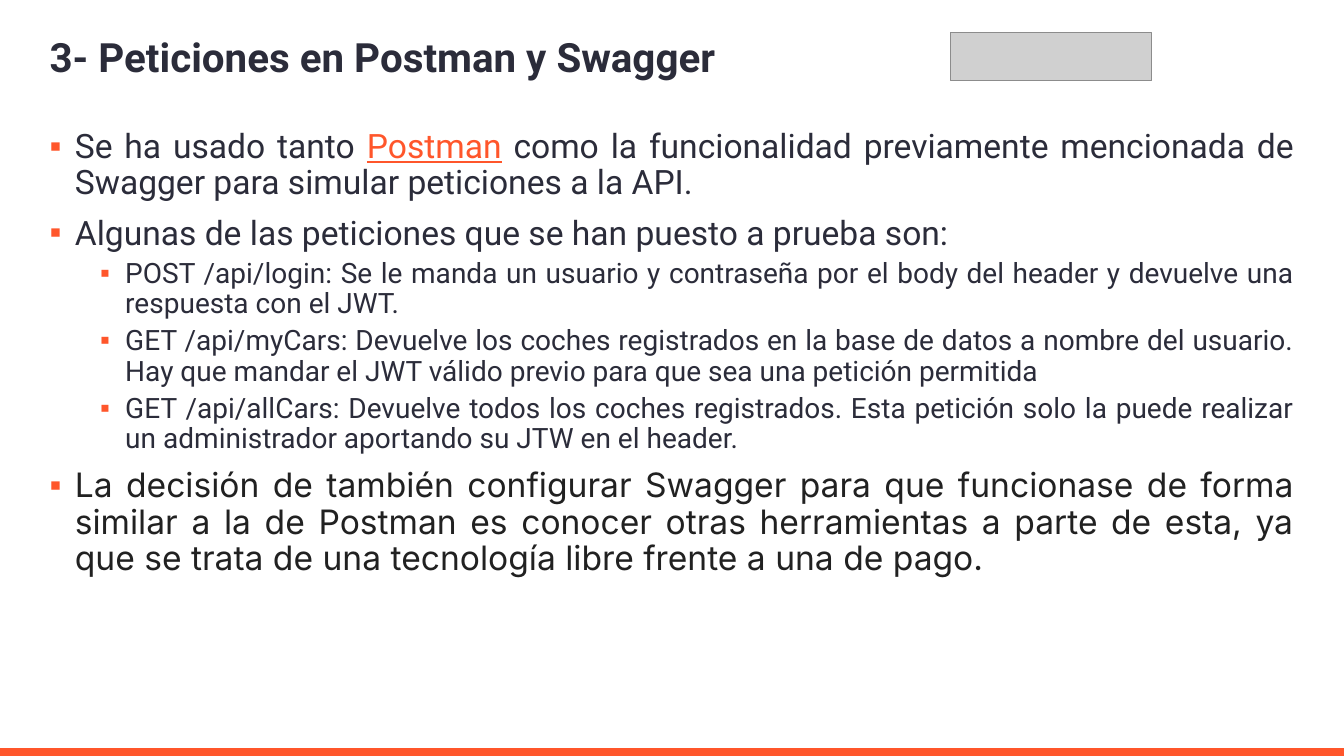
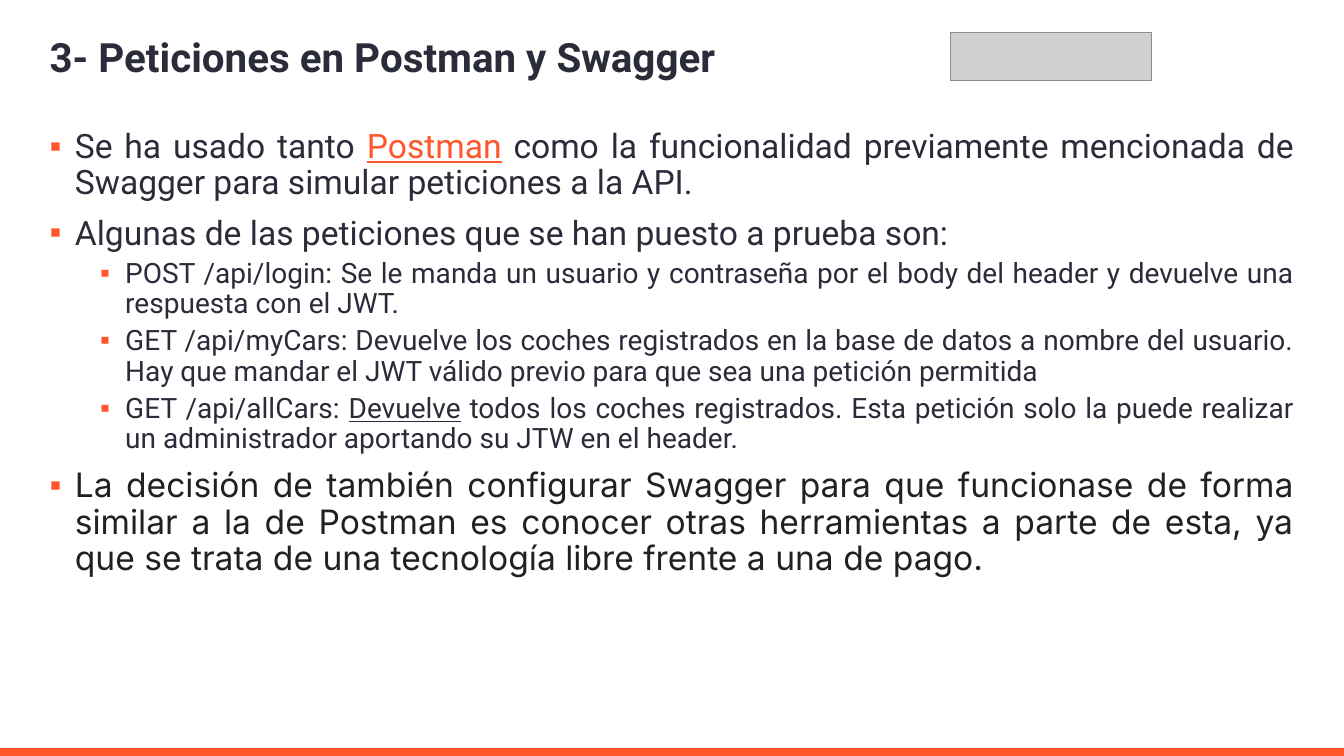
Before and after one commit to AleMedinaGarc/DotnetAPI-Practice, a slide deck: slide 7 of IniciacionDePracticasExternas.pptx. Drawn at 1344x756 pixels with LibreOffice and Linux fonts; fonts in the diff are those of the drawing; grey boxes stand for pictures; background and template pictures are left out. Boxes give left, top, right and bottom in pixels: in the first picture for what was removed or moved away, otherwise in the second. Text is boxed around its words. In the diff, an @@ line names an element or a change of style, - is before the commit and + after.

Commit message:
final presentation

```diff
--- a/IniciacionDePracticasExternas.pptx
+++ b/IniciacionDePracticasExternas.pptx
@@ text at <box>125,397,1294,454</box>: underline on in "Devuelve" @@
```
Also in this commit, not shown: 1 other slide changed.
